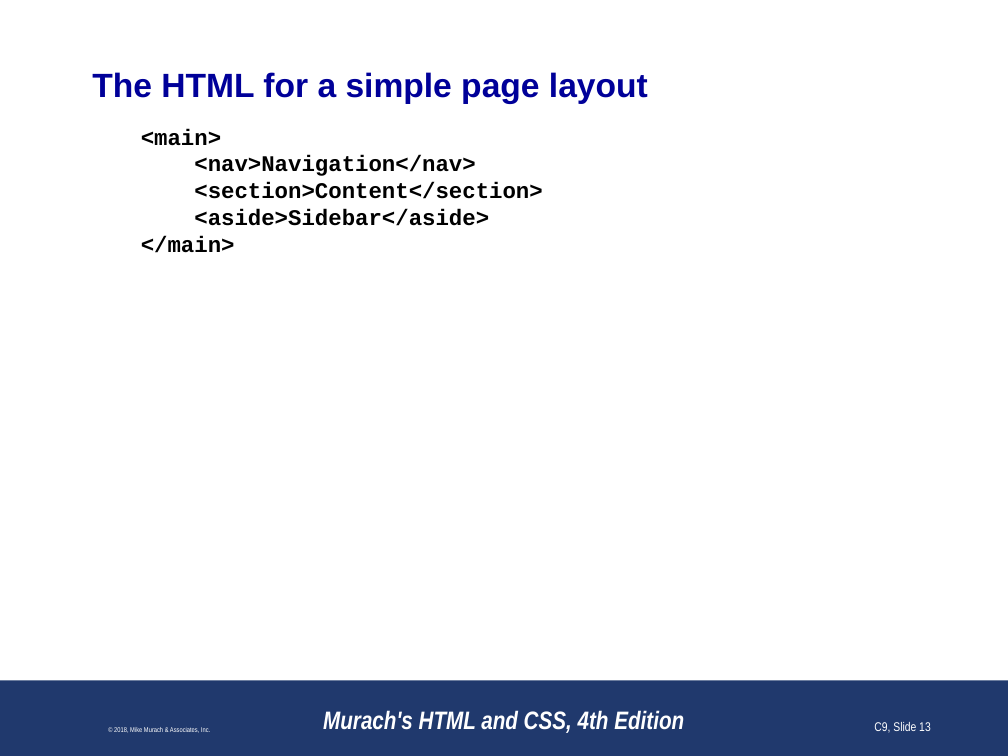
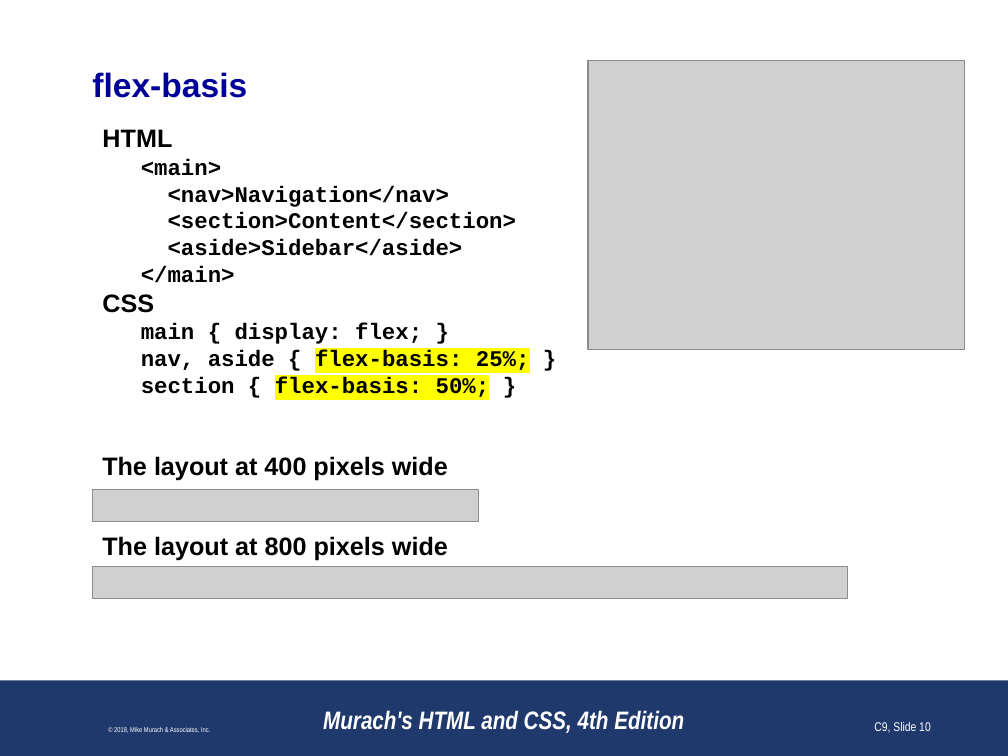
Before and after one commit to paulsmithkc/awd1000_base_lab_and_homework, a slide deck: slide 10 of murach_html_4e/slides/Chapter 9 slides (Revised).pptx (slide 13 before the commit). Drawn at 1008x756 pixels with LibreOffice and Linux fonts; fonts in the diff are those of the drawing; grey boxes stand for pictures; background and template pictures are left out. Boxes give left, top, right and bottom in pixels: in the first picture for what was removed or moved away, otherwise in the second. Text is boxed around its words. In the diff, an @@ line names an element or a change of style, - is before the commit and + after.

```diff
--- a/murach_html_4e/slides/Chapter 9 slides (Revised).pptx
+++ b/murach_html_4e/slides/Chapter 9 slides (Revised).pptx
@@ title at (x1=92, y1=72, x2=247, y2=98): text changed @@
-The HTML for a simple page layout
+flex-basis
@@ picture added at (x1=588, y1=60, x2=965, y2=350) @@
@@ text at (x1=102, y1=129, x2=172, y2=147): paragraph added @@
+HTML
@@ text at (x1=102, y1=294, x2=530, y2=400): paragraphs added @@
+CSS
+main { display: flex; }
+nav, aside { flex-basis: 25%; }
+section { flex-basis: 50%; }
@@ text added at (x1=102, y1=456, x2=448, y2=481), 18 pt, text #000000, bold @@
+The layout at 400 pixels wide
@@ picture added at (x1=93, y1=490, x2=479, y2=522) @@
@@ text added at (x1=102, y1=536, x2=448, y2=561), 18 pt, text #000000, bold @@
+The layout at 800 pixels wide
@@ picture added at (x1=93, y1=566, x2=848, y2=599) @@
@@ page number at (x1=874, y1=722, x2=931, y2=733): text changed @@
-C9, Slide 13
+C9, Slide 10
```
Also in this commit, not shown: 19 other slides changed, 1 slide added, 4 slides removed.
